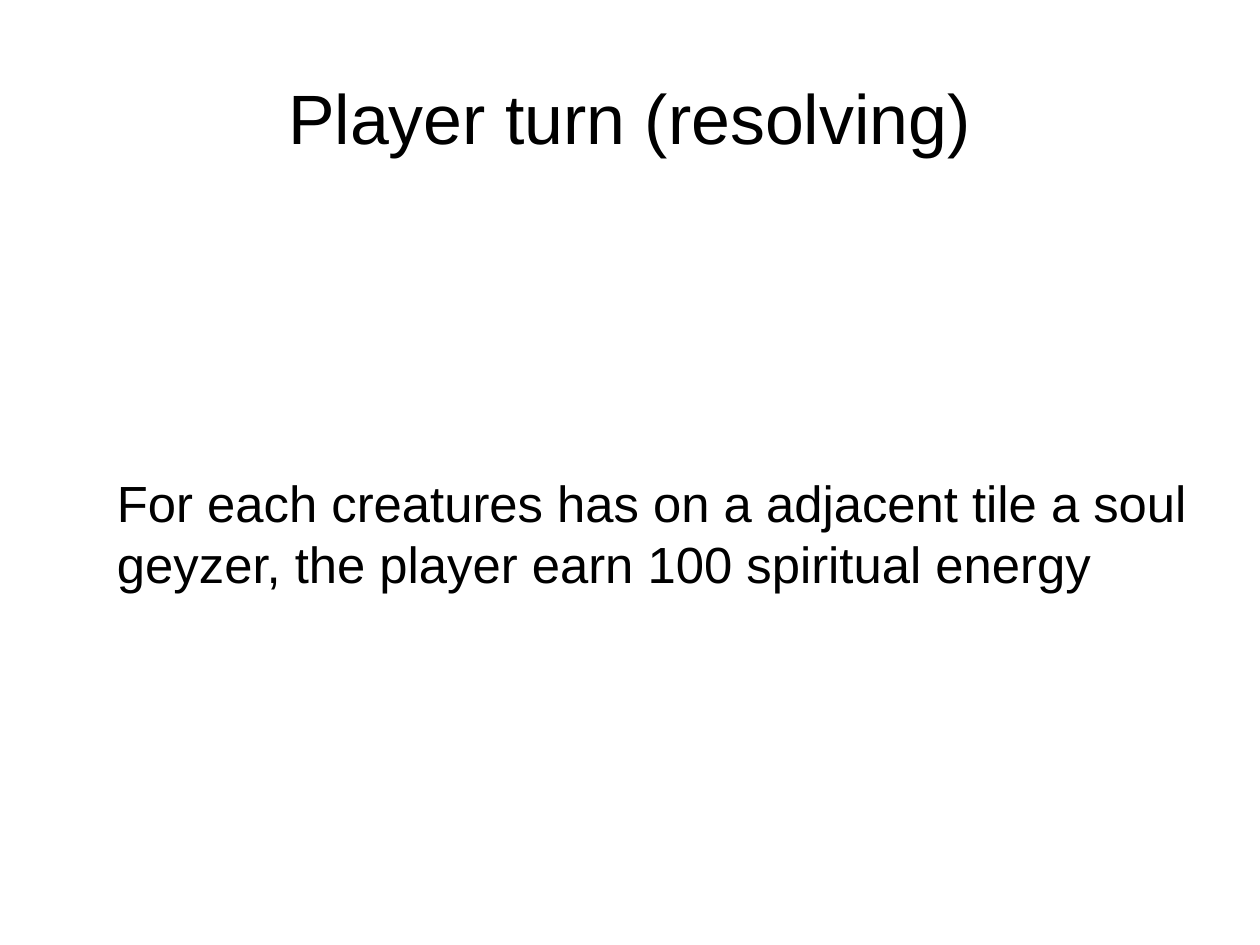
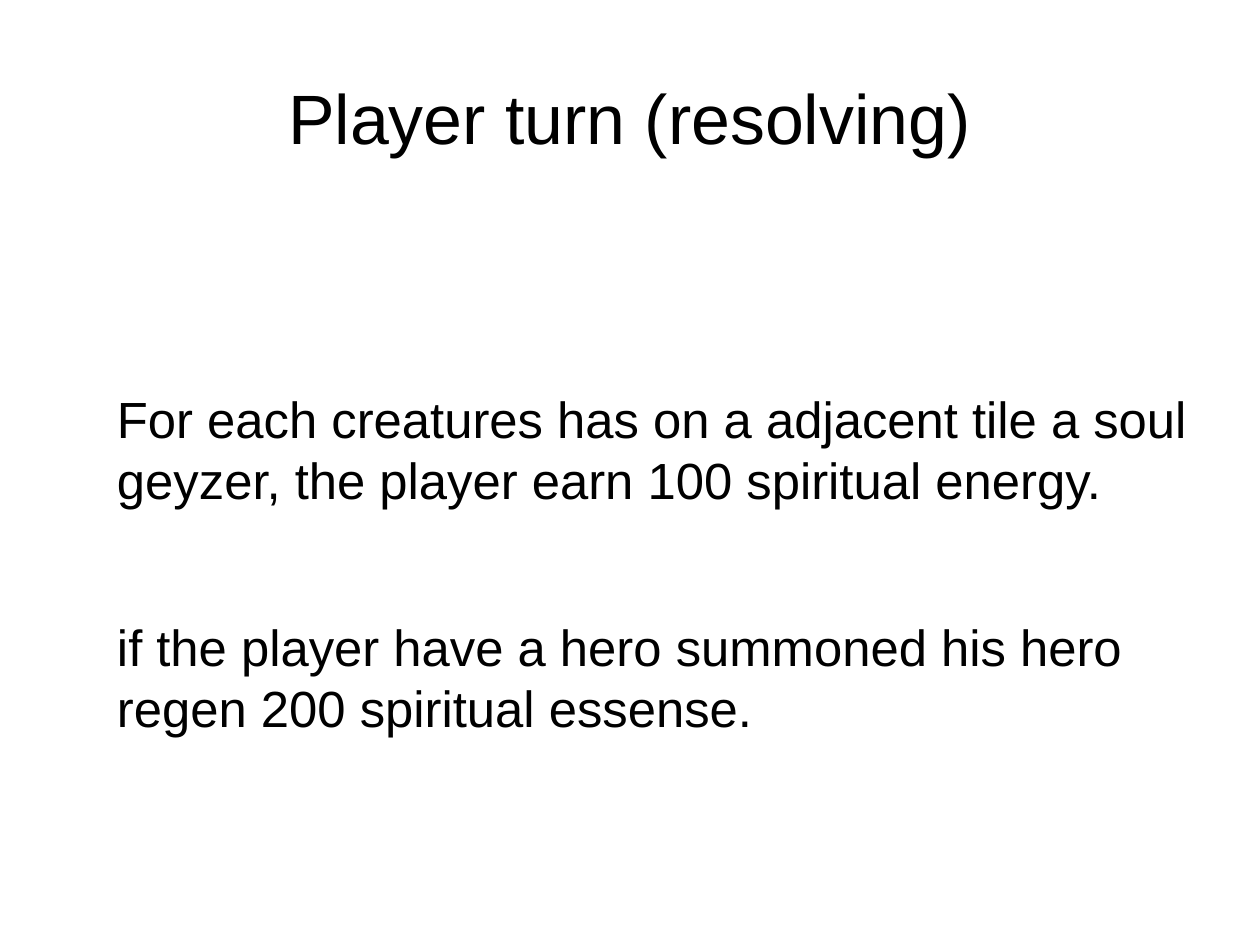
Before and after one commit to idolord/CryptDuel, a slide deck: slide 12 of documentation/player turn CDC - panda.odp. Drawn at 1260x945 pixels with LibreOffice and Linux fonts; fonts in the diff are those of the drawing. Boxes give left, top, right and bottom in pixels: in the first picture for what was removed or moved away, otherwise in the second. Text is boxed around its words. In the diff, an @@ line names an element or a change of style, - is before the commit and + after.

Commit message:
player turn CDC
added hero regen minor corrections

```diff
--- a/documentation/player turn CDC - panda.odp
+++ b/documentation/player turn CDC - panda.odp
@@ text at (117, 401, 1186, 738): text changed @@
-For each creatures has on a adjacent tile a soul geyzer, the player earn 100 spiritual energy
+For each creatures has on a adjacent tile a soul geyzer, the player earn 100 spiritual energy.
+if the player have a hero summoned his hero regen 200 spiritual essense.
```
Also in this commit, not shown: 3 other slides changed.
